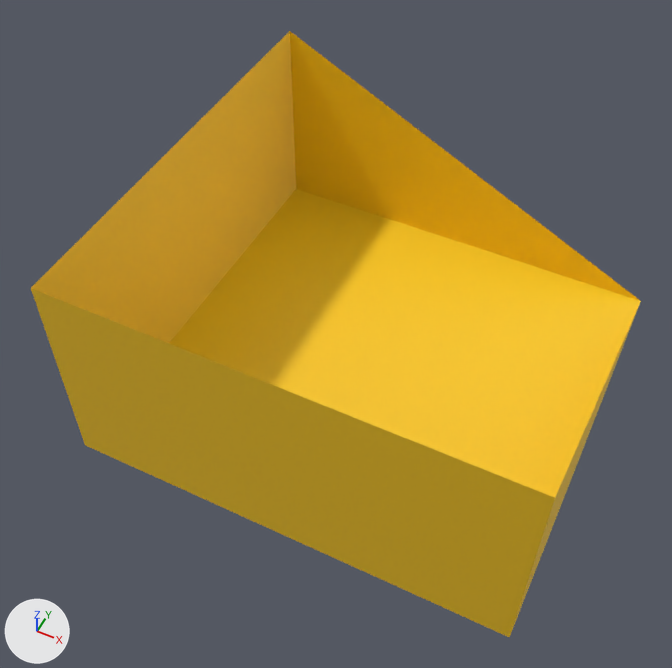
What one commit did to the glTF model models/seperated_blocks/r1c4_body_yellow.gltf.
Before and after are seen from a 50 mm camera at (1.08, -2.66, 2.45) aimed at (-0.14, -0.21, -0.62). Arrows for +X, +Y and +Z are at lower left; the lights stay in place. Vertices at the same position are counted once.

The first picture shows 'r1c4_body_yellow'.
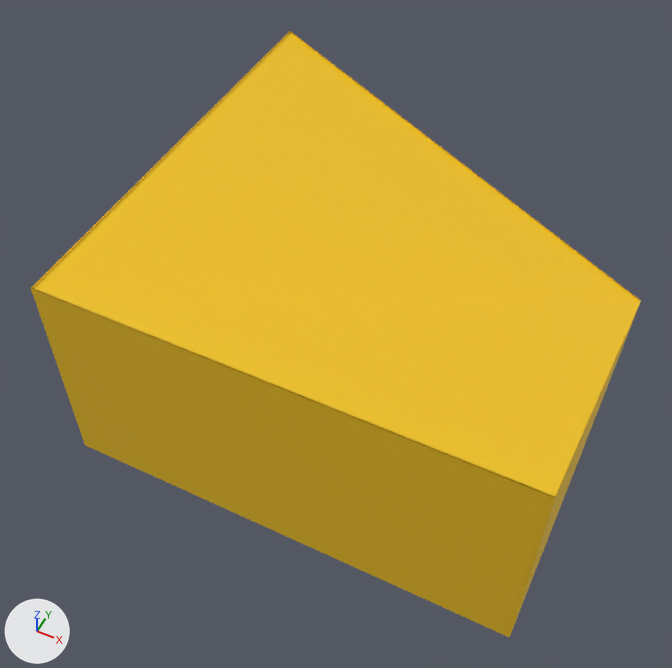
Edits to the bpy script that builds the scene:
```text
Change me_cube_158:
    used by ob_r1c4_body_yellow; location = (0.0, 0.0, 0.0)
    verts and faces of me_cube_158; kept vertices keep their numbers, new ones are numbered from 7
    remove me_cube_158.from_pydata(...)  # 7 vertices, 8 faces; spans x -1.0..1.0, y -1.0..1.0, z -1.0..0.0
    add me_cube_158.from_pydata(...)  # 11 vertices, 10 faces; spans x -1.0..1.0, y -1.0..1.01, z -1.01..0.0
    me_cube_158 part 1
    add verts[7] = (-1.0, -0.99, -0.01)  # pixel (32, 287)
    add verts[8] = (-1.0, 1.01, -0.01)  # pixel (290, 31)
    add verts[9] = (1.0, -0.99, -0.01)  # pixel (555, 496)
    add verts[10] = (1.0, 1.01, -1.01)  # pixel (640, 300)
    add faces += [(7, 10, 8), (7, 9, 10)]
```

Where the change shows, as pixel boxes (x1, y1, x2, y2) in the pictures (672 x 668 px):
part 1 of me_cube_158, added (yellow)
    after: (33, 33, 641, 496)
